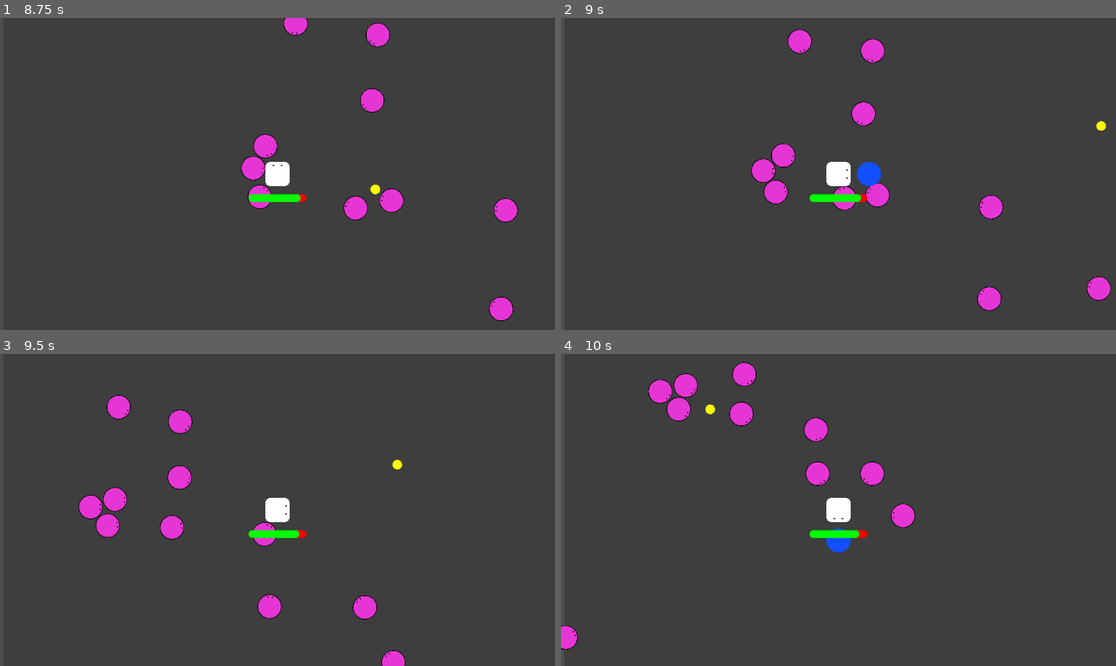
Above: before the commit, frames 1-4 (two rows, left to right).
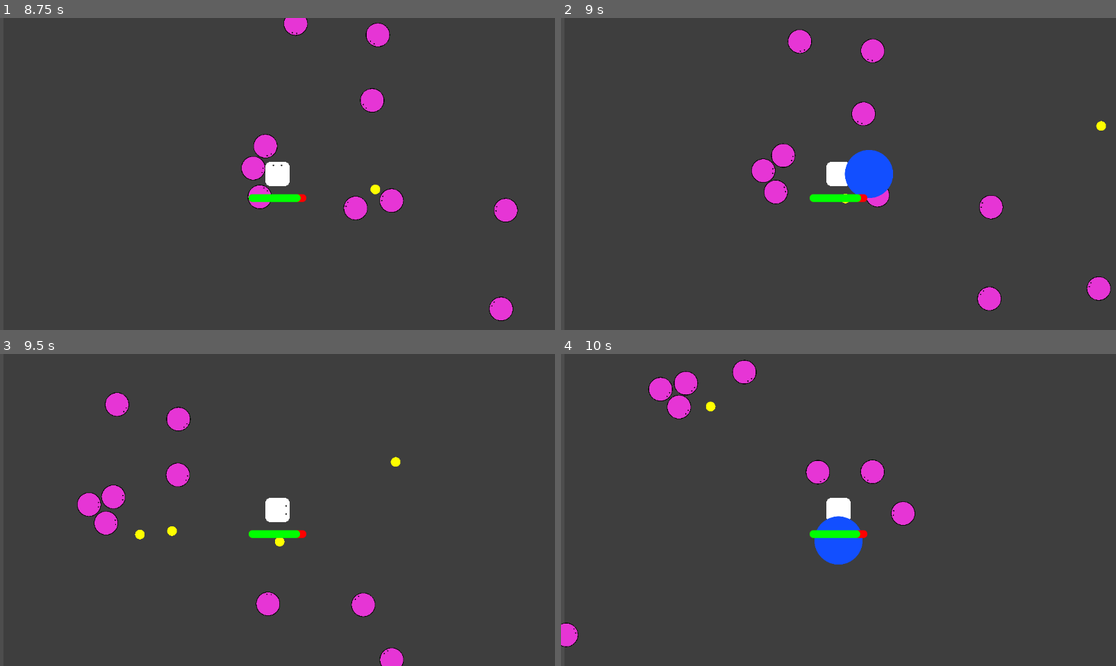
Above: after the commit, the same moments.

Repository: YamatoRyukyu/Unordered
Game: Godot game, scene res://Scenes/survive_game.tscn
The game is run twice, just before and just after one commit, with the same random seed, the same clock (stepped at 60 frames per second) and the same inputs.
Inputs (mouse positions are in pixels of both pictures, inside the frame that each line leads up to):
- Up to frame 1 (8.75 s): tap Enter at 0.5 s; hold Right (move_right) 0.53-1.28 s; hold Down (move_down) 1.28-2.03 s; hold Right (move_right) 2.03-2.78 s; hold Up (move_up) 2.78-3.53 s; hold Left (move_left) 3.53-5.03 s; hold Down (move_down) 5.03-5.78 s; hold Right (move_right) 5.78-6.5 s; click (277, 77) at 6.5 s; hold Up (move_up) 7.28-8 s; click (277, 127) at 8.02 s
- Up to frame 2 (9 s): hold Right (move_right) from 8.78 s (still down)
- Up to frame 3 (9.5 s): keep holding Right (move_right)
- Up to frame 4 (10 s): release Right (move_right) at 9.53 s; hold Down (move_down) from 9.53 s (still down)

Frame 1 is identical in both runs. In frame 2, 1.0% of the frame differs, in the area x 49-60%, y 42-62%; in frame 3, 1.6%; in frame 4, 2.0%, in the area x 0-64%, y 1-95%.

Commit message:
[feature]upgrade applied

Diff:
--- a/Scenes/Player/player.gd
+++ b/Scenes/Player/player.gd
@@ -12,6 +12,9 @@
 var current_exp:int
 var exp_to_next_level:int
 
+var buff_multiplier ={
+	"action_quantity":1.0
+}
 
 func _ready() -> void:
 	$ActionTimer.wait_time = 1.0
@@ -33,7 +36,9 @@
 		rotation = direction.angle()
 
 func call_action():
-	$action_area.generate_action(action_resources[action_index])
+	var num = buff_multiplier["action_quantity"]
+	for i in range(num):
+		$action_area.generate_action(action_resources[action_index])
 	action_index = (action_index +1)%action_len
 
 func _on_action_timer_timeout() -> void:
@@ -58,6 +63,14 @@
 	if exp_to_next_level <= current_exp:
 		level_up()
 
+func upgrade(upgrade_type: String, upgrade_value:float):
+	buff_multiplier[upgrade_type] *= upgrade_value
 
-func _on_level_upui_upgrade_chosen(upgrade_type: String, upgrade_value: float) -> void:
-	print(upgrade_type, upgrade_value)
+func _on_level_upui_upgrade_chosen(upgrade_target:String,upgrade_type: String, upgrade_value: float) -> void:
+	match upgrade_target:
+		"action":
+			$action_area.action_upgrade(upgrade_type, upgrade_value)
+		"action_area":
+			$action_area.generate_upgrade(upgrade_type, upgrade_value)
+		"player":
+			upgrade(upgrade_type, upgrade_value)
--- a/Scenes/UpgradeOptions/Upgrade_AttackWide.tscn
+++ b/Scenes/UpgradeOptions/Upgrade_AttackWide.tscn
@@ -6,5 +6,6 @@
 [node name="Button" instance=ExtResource("1_gun8q")]
 icon_texture = ExtResource("2_viscx")
 description_text = "武器の攻撃範囲を2倍する"
-upgrade_type = "player.range"
+upgrade_target = "action_area"
+upgrade_type = "size"
 upgrade_value = 2.0
--- a/Scenes/UpgradeOptions/Upgrade_RangeUp.tscn
+++ b/Scenes/UpgradeOptions/Upgrade_RangeUp.tscn
@@ -6,5 +6,6 @@
 [node name="Button" instance=ExtResource("1_8f8ca")]
 icon_texture = ExtResource("2_36317")
 description_text = "武器の攻撃範囲を2倍にする"
-upgrade_type = "player.range"
+upgrade_target = "action"
+upgrade_type = "range"
 upgrade_value = 2.0
--- a/Scenes/UpgradeOptions/Upgrade_SpawnAdd.tscn
+++ b/Scenes/UpgradeOptions/Upgrade_SpawnAdd.tscn
@@ -6,5 +6,6 @@
 [node name="Button" instance=ExtResource("1_jt6qb")]
 icon_texture = ExtResource("2_q3uhb")
 description_text = "武器の数が2倍になる"
-upgrade_type = "weapon_add"
+upgrade_target = "player"
+upgrade_type = "action_quantity"
 upgrade_value = 2.0
--- a/Scenes/upgrade_option.gd
+++ b/Scenes/upgrade_option.gd
@@ -1,11 +1,12 @@
 extends Button
 
-signal upgrade_selected(upgrade_type:String, upgrade_value:float)
+signal upgrade_selected(upgrade_target:String ,upgrade_type:String, upgrade_value:float)
 
 @export var icon_texture: Texture2D
 @export var description_text: String
 @export var upgrade_effect: String
 
+@export var upgrade_target:String
 @export var upgrade_type:String
 @export var upgrade_value:float
 
@@ -21,7 +22,7 @@
 	call_deferred("adjust_sprite_to_control")
 
 func _on_pressed() -> void:
-	upgrade_selected.emit(upgrade_type, upgrade_value)
+	upgrade_selected.emit(upgrade_target,upgrade_type, upgrade_value)
 
 func adjust_sprite_to_control():
 	if sprite.texture:
--- a/Scripts/action_area.gd
+++ b/Scripts/action_area.gd
@@ -1,12 +1,29 @@
 extends Node2D
+
+var buff_multiplier ={
+	"range":1.0,
+	"size":1.0,
+}
 
 func generate_action(action_data: ActionData):
 	var action_scene: PackedScene = action_data.action_scene
 
 	var action_instance = action_scene.instantiate()
+	var marker = action_instance.get_node("TargetPoint")
+	marker.position.x *= buff_multiplier["range"]
+
+	var size = buff_multiplier["size"]
+	action_instance.scale *= Vector2(size,size)
+
 	action_instance.global_position = global_position
 	action_instance.global_rotation = global_rotation
 	get_tree().root.add_child(action_instance)
 
 func calc_damage(target: Node2D, damage: float):
 	target.take_damage(damage)
+
+func generate_upgrade(type:String, value:float):
+	buff_multiplier[type] *= value
+
+func action_upgrade(type:String, value:float):
+	buff_multiplier[type] *= value
--- a/Scripts/level_up_ui.gd
+++ b/Scripts/level_up_ui.gd
@@ -6,7 +6,7 @@
 
 @export var option_num:int
 
-signal upgrade_chosen(upgrade_type: String, upgrade_value: float)
+signal upgrade_chosen(upgrade_target:String, upgrade_type: String, upgrade_value: float)
 
 
 func chose_options():
@@ -26,8 +26,8 @@
 	chose_options()
 	visible =true
 
-func _on_upgrade_selected(upgrade_type: String, upgrade_value: float):
-	upgrade_chosen.emit(upgrade_type, upgrade_value)
+func _on_upgrade_selected(upgrade_target:String ,upgrade_type: String, upgrade_value: float):
+	upgrade_chosen.emit(upgrade_target,upgrade_type, upgrade_value)
 	free_options()
 	get_tree().paused =false
 	visible =false
